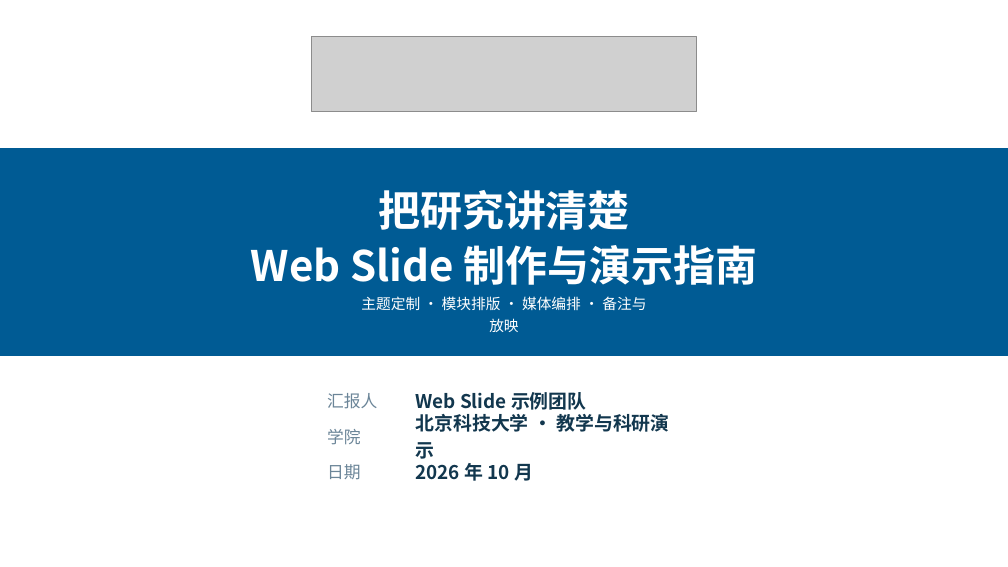
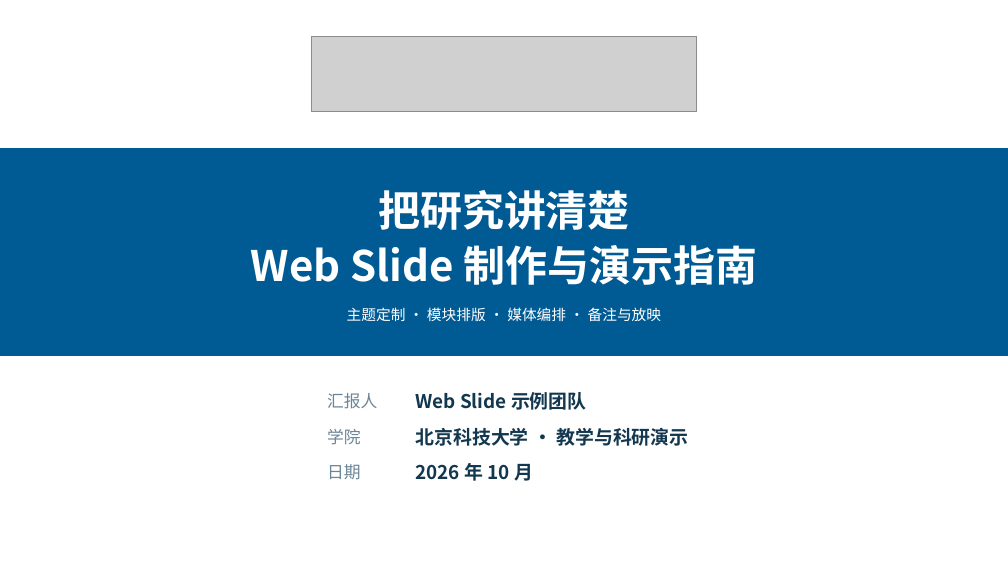
Before and after one commit to lbsun1999/html2ppt-web-slide, a slide deck: slide 1 of output/北京科技大学_WebSlide科研汇报示例.pptx. Drawn at 1008x567 pixels with LibreOffice and Linux fonts; fonts in the diff are those of the drawing; grey boxes stand for pictures. Boxes give left, top, right and bottom in pixels: in the first picture for what was removed or moved away, otherwise in the second. Text is boxed around its words. In the diff, an @@ line names an element or a change of style, - is before the commit and + after.

```diff
--- a/output/北京科技大学_WebSlide科研汇报示例.pptx
+++ b/output/北京科技大学_WebSlide科研汇报示例.pptx
@@ text "主题定制 · 模块排版 · 媒体编排 ..." rewrapped from bbox=[361, 296, 646, 332] to bbox=[347, 307, 662, 322] @@
@@ text "北京科技大学 · 教学与科研演示" rewrapped from bbox=[415, 414, 669, 459] to bbox=[415, 428, 688, 446] @@
```
Also in this commit, not shown: 28 other slides changed, 31 other files.
